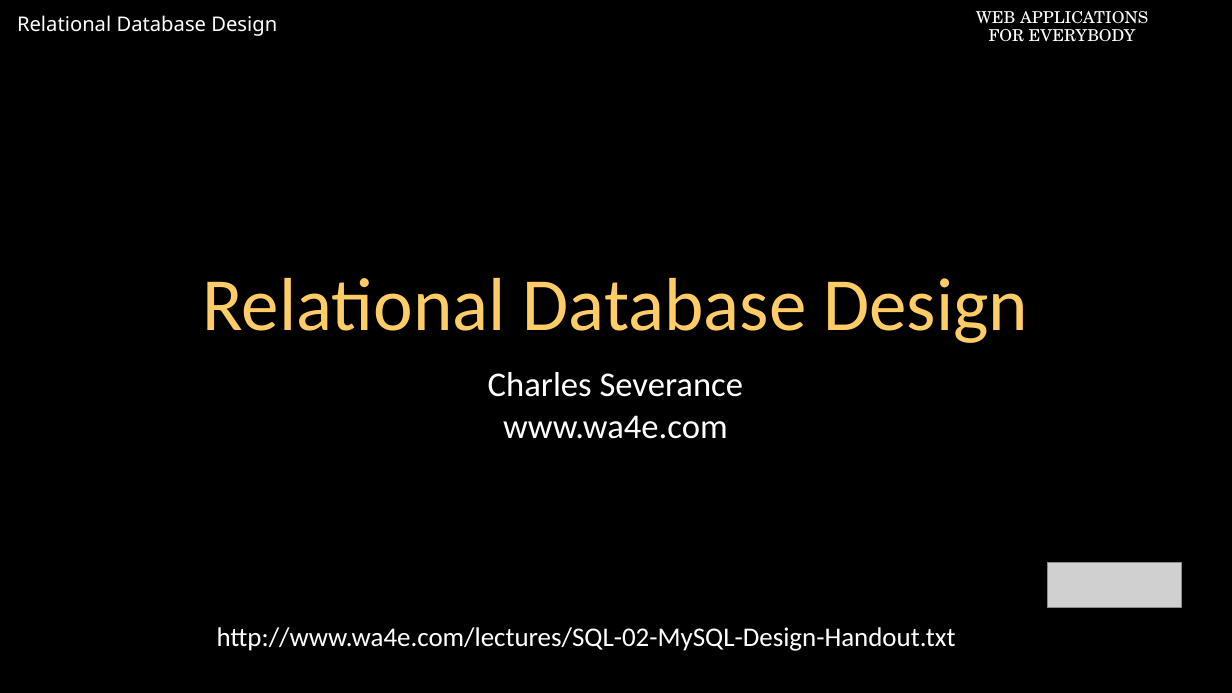
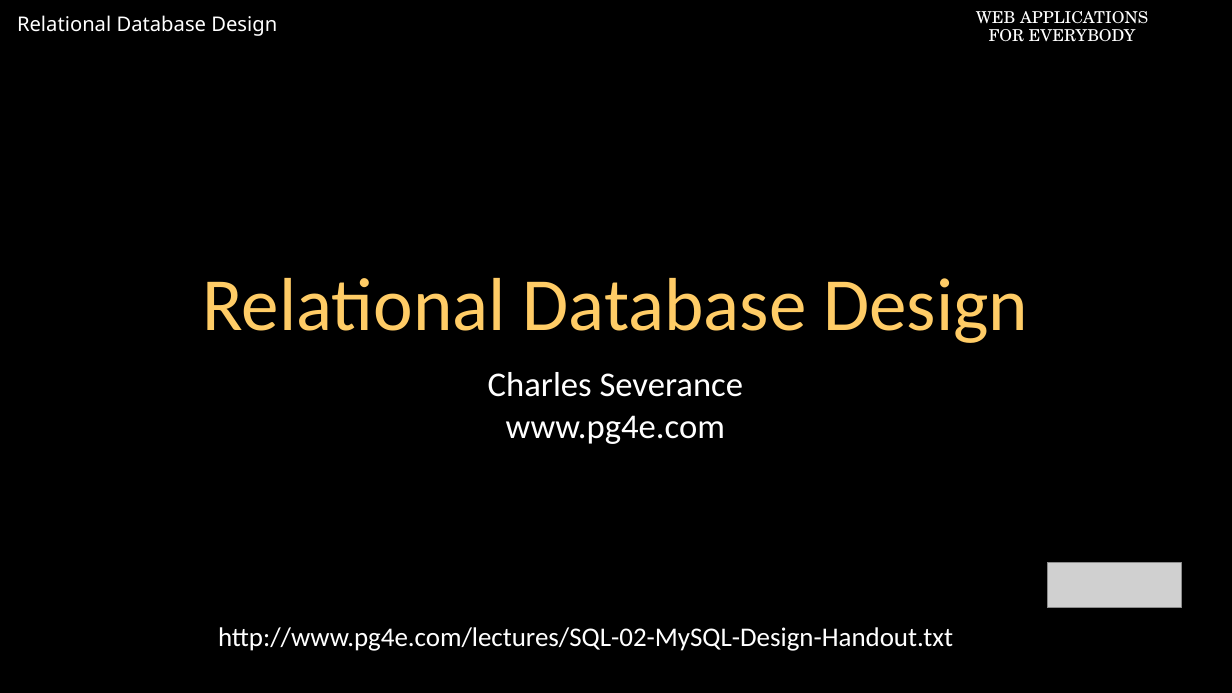
Before and after one commit to csev/pg4e, a slide deck: slide 1 of lectures/02-Database-Design-Many-to-Many.ppt. Drawn at 1232x693 pixels with LibreOffice and Linux fonts; fonts in the diff are those of the drawing; grey boxes stand for pictures; background and template pictures are left out. Boxes give left, top, right and bottom in pixels: in the first picture for what was removed or moved away, otherwise in the second. Text is boxed around its words. In the diff, an @@ line names an element or a change of style, - is before the commit and + after.

```diff
--- a/lectures/02-Database-Design-Many-to-Many.ppt
+++ b/lectures/02-Database-Design-Many-to-Many.ppt
@@ text at [506,415,725,444]: text changed @@
-www.wa4e.com
+www.pg4e.com
@@ text at [218,627,953,651]: text changed @@
-http://www.wa4e.com/lectures/SQL-02-MySQL-Design-Handout.txt
+http://www.pg4e.com/lectures/SQL-02-MySQL-Design-Handout.txt
```
Also in this commit, not shown: 6 other slides changed, 1 other file.
